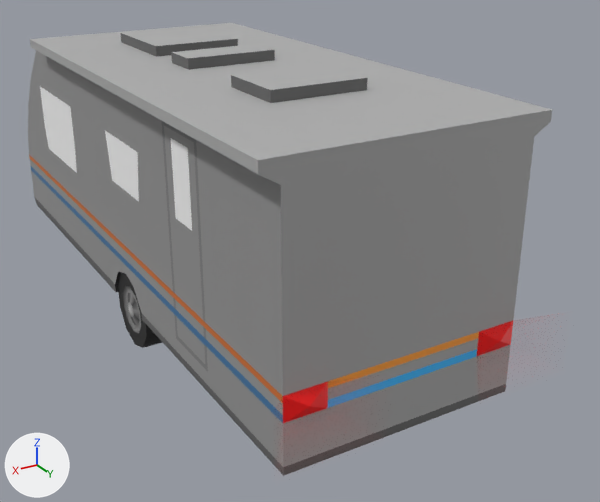
The glTF model EverythingLibraryBrowser/models/buildings/buildings-residential-caravan/buildings-residential-caravan_v1.glb: old version first, new version second.
Before and after are seen from a 50 mm camera at (3.84, 8.75, 4.76) aimed at (-0.87, 0.91, 0.84). Lighting does not change. The marker at lower left points along +X, +Y and +Z. The picture after the commit comes second. Vertices at exactly the same position are counted once.

Names of what the first picture shows: 'Caravan_base', 'Caravan_light', 'Caravan_windowRefl' and 1 more.
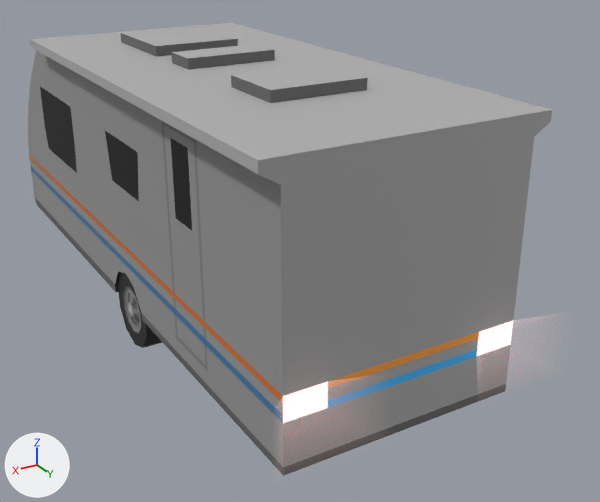
The newer file is also turned or shifted as a whole; pictures and numbers use the older file's frame.

The change, as a list of edits to the scene's bpy script:
```text
Change mat_mat_light:
    where n0 = _N.new('ShaderNodeBsdfPrincipled'); n0.name = 'Principled BSDF'
    add n0.inputs[28].default_value = 1.0  # 'Emission Strength'
Change me_mesh_406:
    where me_mesh_406.from_pydata(...)  # 43 vertices, 32 faces; spans x -1.19..1.19, y -2.99..2.52, z 1.64..2.93
    used by ob_caravan_windowrefl; location = (0.0, 0.0, 0.0)
    me_mesh_406 part 1: 32 faces centred in x -1.19..1.19, y -2.89..2.4, z 1.74..2.78 are repainted in the vertex colours; the middle colour goes from white #ffffff to black #000000
```

Pixel boxes (x1, y1, x2, y2) of what changed, in the pictures (600 x 502 px):
'Caravan_light', surface changed: (283, 321, 513, 423) in both
part 1 of me_mesh_406, recoloured (white to black): (40, 87, 192, 231) in both
